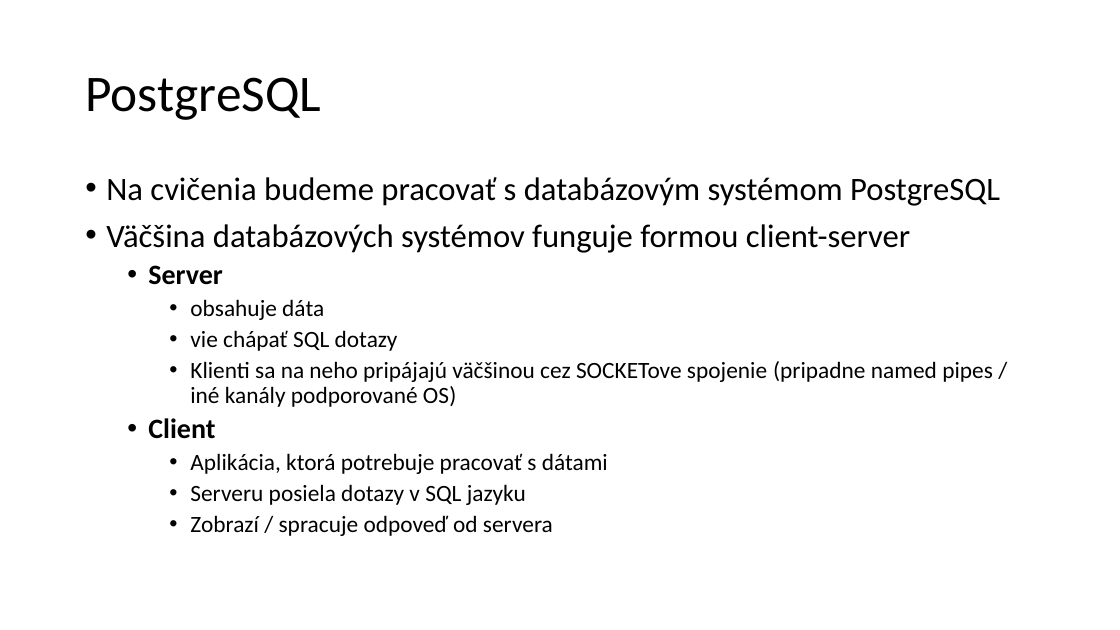
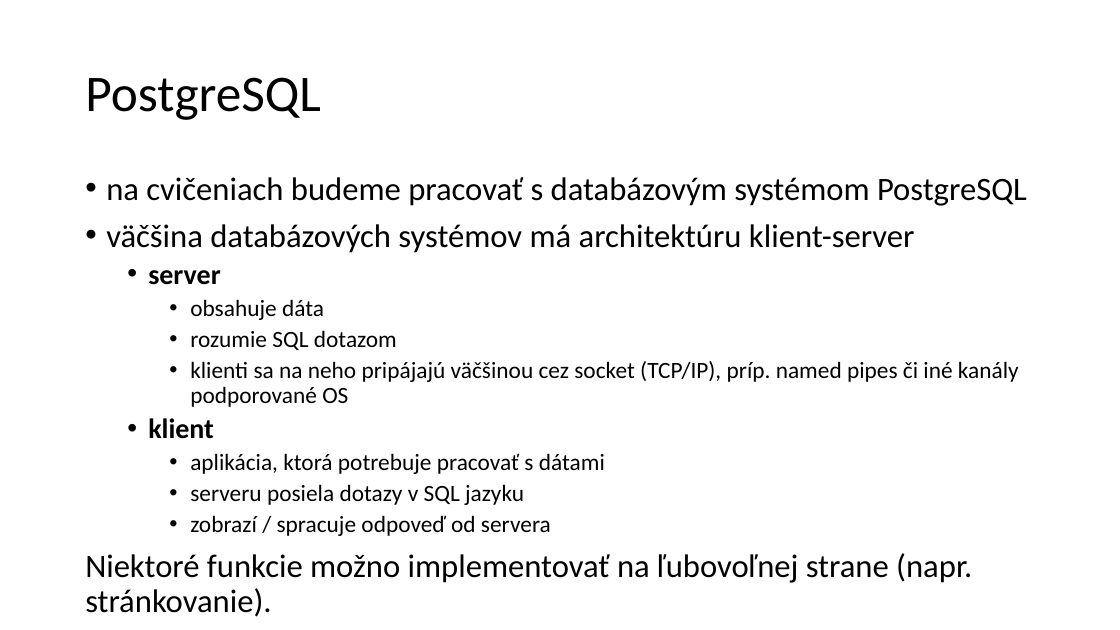
Before and after one commit to janmazak/db_praktikum, a slide deck: slide 15 of materialy/04/sql.pptx (slide 16 before the commit). Drawn at 1120x630 pixels with LibreOffice and Linux fonts; fonts in the diff are those of the drawing. Boxes give left, top, right and bottom in pixels: in the first picture for what was removed or moved away, otherwise in the second. Text is boxed around its words. In the diff, an @@ line names an element or a change of style, - is before the commit and + after.

```diff
--- a/materialy/04/sql.pptx
+++ b/materialy/04/sql.pptx
@@ text at [106,177,1027,285]: text changed @@
-• Na cvičenia budeme pracovať s databázovým systémom PostgreSQL
-• Väčšina databázových systémov funguje formou client-server
-  • Server
+• na cvičeniach budeme pracovať s databázovým systémom PostgreSQL
+• väčšina databázových systémov má architektúru klient-server
+  • server
@@ text at [85,330,1019,583]: text changed @@
-    • vie chápať SQL dotazy
-    • Klienti sa na neho pripájajú väčšinou cez SOCKETove spojenie (pripadne named pipes / iné kanály podporované OS)
-  • Client
-    • Aplikácia, ktorá potrebuje pracovať s dátami
-    • Serveru posiela dotazy v SQL jazyku
-    • Zobrazí / spracuje odpoveď od servera
+    • rozumie SQL dotazom
+    • klienti sa na neho pripájajú väčšinou cez socket (TCP/IP), príp. named pipes či iné kanály podporované OS
+  • klient
+    • aplikácia, ktorá potrebuje pracovať s dátami
+    • serveru posiela dotazy v SQL jazyku
+    • zobrazí / spracuje odpoveď od servera
+Niektoré funkcie možno implementovať na ľubovoľnej strane (napr. stránkovanie).
```
Also in this commit, not shown: 14 other slides changed, 2 slides added, 3 slides removed, 22 other files.
